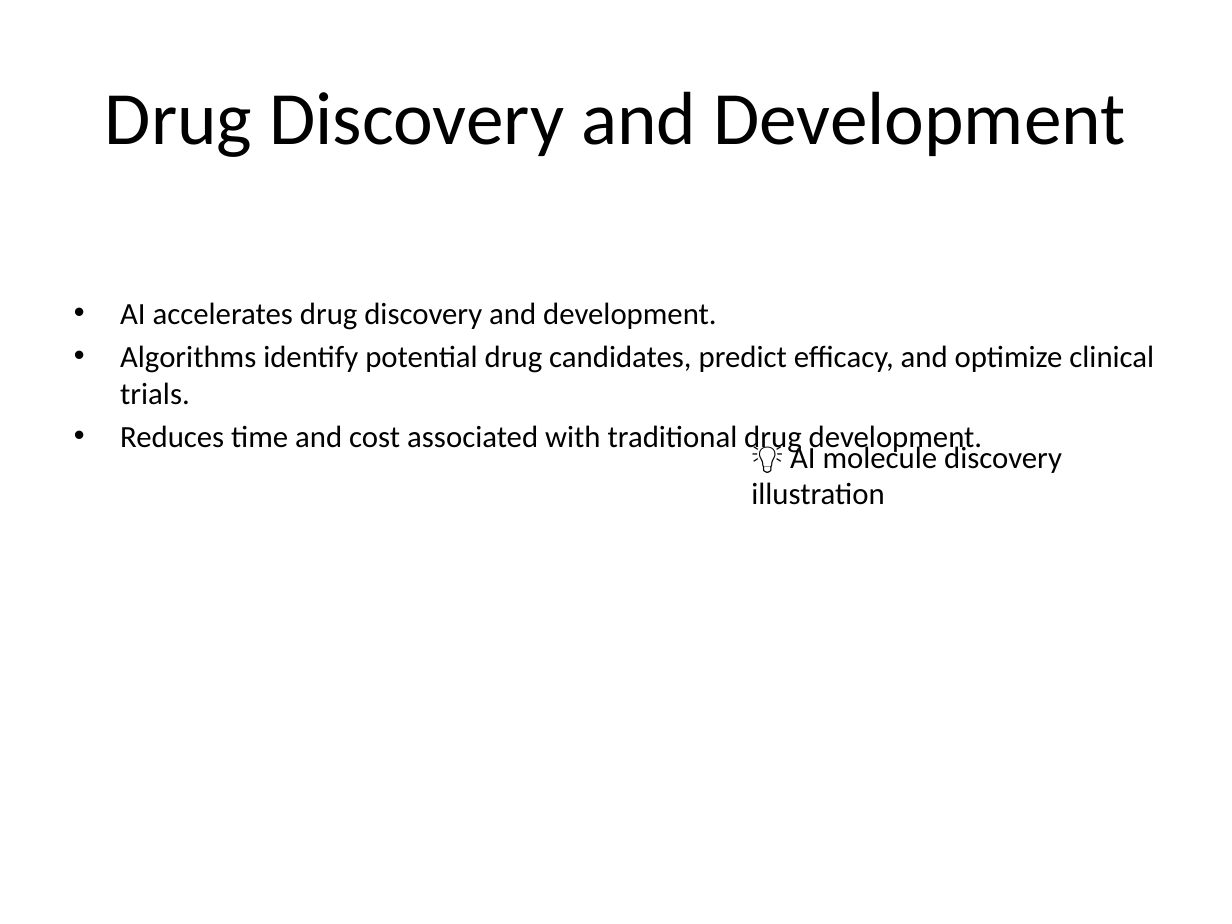
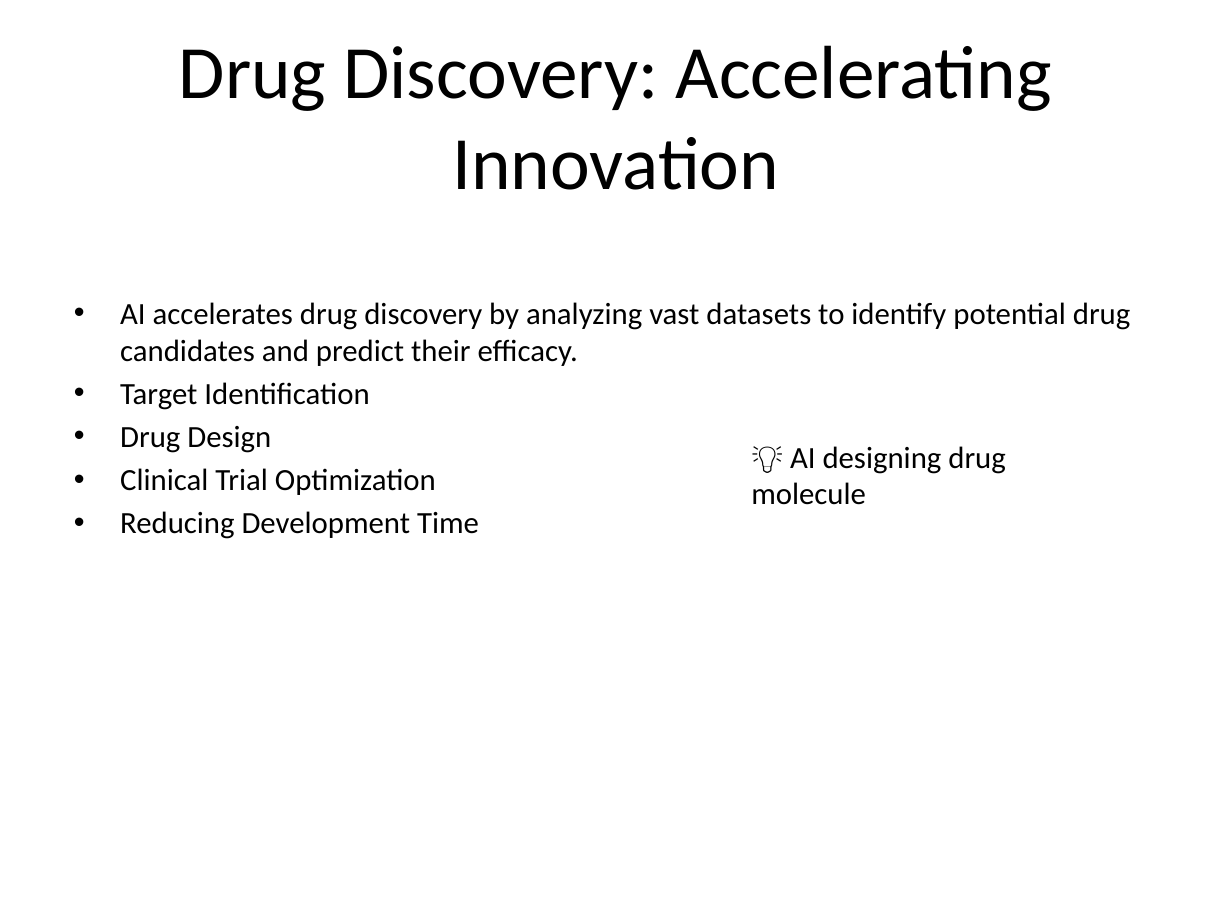
Before and after one commit to sarveshdabke/Topic-Generator-API, a slide deck: slide 6 of output/Artificial_Intelligence_in_Healthcare.pptx (slide 5 before the commit). Drawn at 1232x924 pixels with LibreOffice and Linux fonts; fonts in the diff are those of the drawing. Boxes give left, top, right and bottom in pixels: in the first picture for what was removed or moved away, otherwise in the second. Text is boxed around its words. In the diff, an @@ line names an element or a change of style, - is before the commit and + after.

```diff
--- a/output/Artificial_Intelligence_in_Healthcare.pptx
+++ b/output/Artificial_Intelligence_in_Healthcare.pptx
@@ title at <box>179,45,1052,190</box>: text changed @@
-Drug Discovery and Development
+Drug Discovery: Accelerating Innovation
@@ text at <box>120,302,1131,539</box>: text changed @@
-• AI accelerates drug discovery and development.
-• Algorithms identify potential drug candidates, predict efficacy, and optimize clinical trials.
-• Reduces time and cost associated with traditional drug development.
+• AI accelerates drug discovery by analyzing vast datasets to identify potential drug candidates and predict their efficacy.
+• Target Identification
+• Drug Design
+• Clinical Trial Optimization
+• Reducing Development Time
@@ text at <box>751,446,1006,505</box>: text changed @@
-💡 AI molecule discovery illustration
+💡 AI designing drug molecule
```
Also in this commit, not shown: 5 other slides changed, 2 slides added, 2 slides removed.
